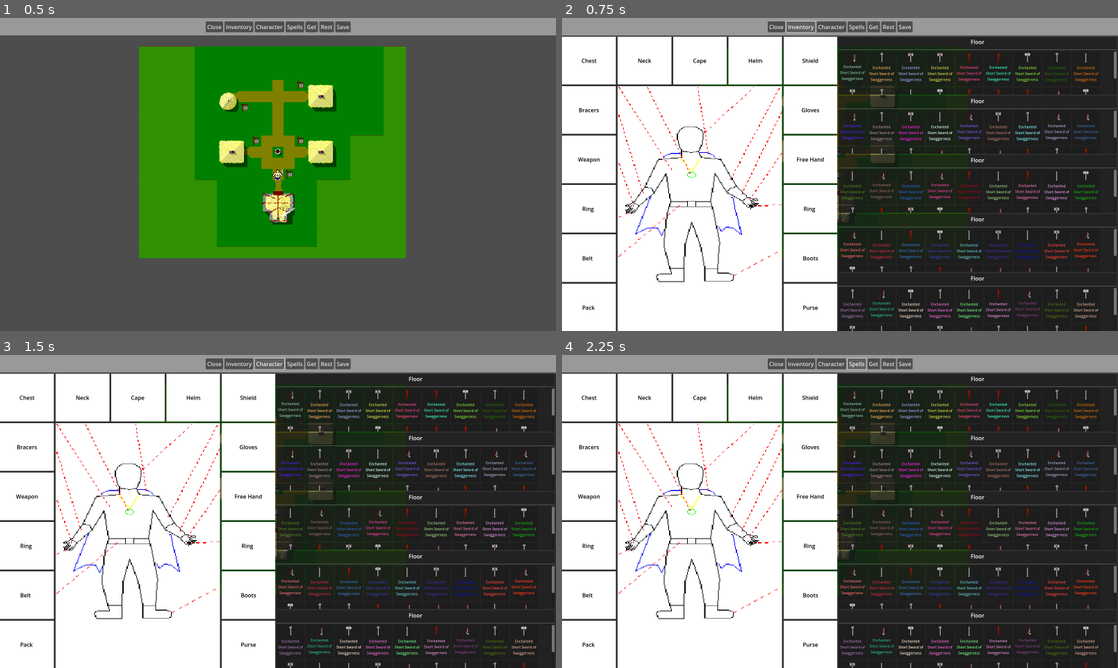
Above: before the commit, frames 1-4 (two rows, left to right).
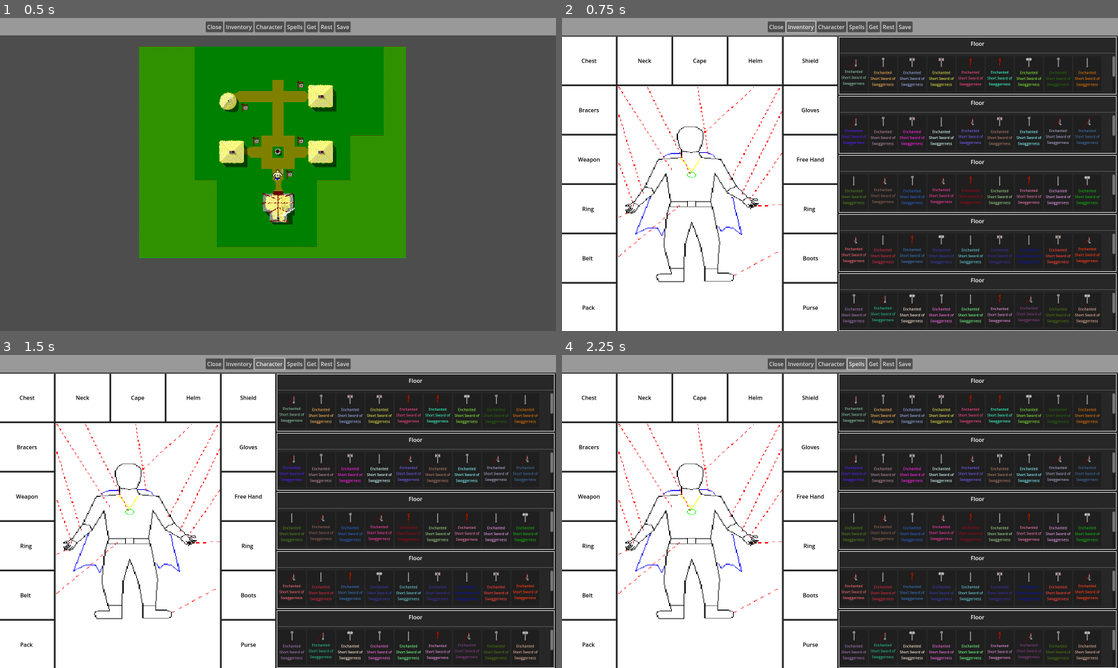
Above: after the commit, the same moments.

Repository: PF-Programming-Buddies/CastleOfTheWinds
Game: Godot game, scene res://scenes/main_scene.tscn
The game is run twice, just before and just after one commit, with the same random seed, the same clock (stepped at 60 frames per second) and the same inputs.
Inputs:
- Up to frame 1 (0.5 s): no input
- Up to frame 2 (0.75 s): click "Inventory" at 0.5 s
- Up to frame 3 (1.5 s): click "Character" at 1.25 s
- Up to frame 4 (2.25 s): click "Spells" at 2 s

Frame 1 is identical in both runs. In frame 2, 10% of the frame differs, in the area x 25-100%, y 6-100%; in frame 3, 10%; in frame 4, 10%.

Commit message:
messed with margin

Diff:
--- a/scenes/character_screen.tscn
+++ b/scenes/character_screen.tscn
@@ -6,13 +6,16 @@
 [ext_resource type="PackedScene" uid="uid://cq6alxehhaq0w" path="res://scenes/inventory_section.tscn" id="3_yolop"]
 [ext_resource type="Texture2D" uid="uid://dpqvhtofiro34" path="res://resources/theguy.png" id="4_3g3ke"]
 
+[sub_resource type="StyleBoxFlat" id="StyleBoxFlat_3g3ke"]
+bg_color = Color(0.142256, 0.142256, 0.142256, 1)
+
 [node name="Panel" type="Panel"]
 anchors_preset = 15
 anchor_right = 1.0
 anchor_bottom = 1.0
-offset_bottom = 6.0
-grow_horizontal = 2
-grow_vertical = 2
+grow_horizontal = 2
+grow_vertical = 2
+theme_override_styles/panel = SubResource("StyleBoxFlat_3g3ke")
 
 [node name="HBoxContainer" type="HBoxContainer" parent="."]
 layout_mode = 1
--- a/scenes/inventory_section.tscn
+++ b/scenes/inventory_section.tscn
@@ -1,11 +1,18 @@
-[gd_scene load_steps=4 format=3 uid="uid://cq6alxehhaq0w"]
+[gd_scene load_steps=5 format=3 uid="uid://cq6alxehhaq0w"]
 
 [ext_resource type="PackedScene" uid="uid://bu2xjt0p4yn1n" path="res://scenes/item_slot.tscn" id="1_b1h8w"]
 [ext_resource type="Script" uid="uid://bj5v1dcx7ooos" path="res://scripts/FloorContainer.gd" id="1_k4c3e"]
 [ext_resource type="Script" uid="uid://bwpa85gje50vf" path="res://scripts/hide_container.gd" id="1_pftkl"]
 
+[sub_resource type="StyleBoxFlat" id="StyleBoxFlat_pftkl"]
+bg_color = Color(0.153077, 0.153077, 0.153076, 1)
+border_width_left = 2
+border_width_top = 2
+border_width_right = 2
+border_width_bottom = 2
+
 [node name="Floor" type="Panel"]
-custom_minimum_size = Vector2(0, 30)
+custom_minimum_size = Vector2(0, 45)
 anchors_preset = 15
 anchor_right = 1.0
 anchor_bottom = 1.0
@@ -13,6 +20,7 @@
 grow_vertical = 2
 size_flags_horizontal = 3
 size_flags_vertical = 3
+theme_override_styles/panel = SubResource("StyleBoxFlat_pftkl")
 
 [node name="VBoxContainer" type="VBoxContainer" parent="."]
 clip_contents = true
@@ -26,7 +34,7 @@
 size_flags_vertical = 3
 
 [node name="Label" type="Label" parent="VBoxContainer"]
-custom_minimum_size = Vector2(0, 30)
+custom_minimum_size = Vector2(0, 40)
 layout_mode = 2
 mouse_filter = 1
 text = "Floor"
@@ -37,69 +45,77 @@
 [node name="HSeparator" type="HSeparator" parent="VBoxContainer"]
 layout_mode = 2
 
-[node name="ScrollContainer" type="ScrollContainer" parent="VBoxContainer"]
+[node name="MarginContainer" type="MarginContainer" parent="VBoxContainer"]
+layout_mode = 2
+size_flags_vertical = 3
+theme_override_constants/margin_left = 4
+theme_override_constants/margin_top = 4
+theme_override_constants/margin_right = 4
+theme_override_constants/margin_bottom = 4
+
+[node name="ScrollContainer" type="ScrollContainer" parent="VBoxContainer/MarginContainer"]
 unique_name_in_owner = true
 layout_mode = 2
 size_flags_vertical = 3
 
-[node name="FlowContainer" type="HFlowContainer" parent="VBoxContainer/ScrollContainer"]
+[node name="FlowContainer" type="HFlowContainer" parent="VBoxContainer/MarginContainer/ScrollContainer"]
 layout_mode = 2
 size_flags_horizontal = 3
 size_flags_vertical = 3
 script = ExtResource("1_k4c3e")
 
-[node name="ItemSlot" parent="VBoxContainer/ScrollContainer/FlowContainer" instance=ExtResource("1_b1h8w")]
+[node name="ItemSlot" parent="VBoxContainer/MarginContainer/ScrollContainer/FlowContainer" instance=ExtResource("1_b1h8w")]
 layout_mode = 2
 
-[node name="ItemSlot2" parent="VBoxContainer/ScrollContainer/FlowContainer" instance=ExtResource("1_b1h8w")]
+[node name="ItemSlot2" parent="VBoxContainer/MarginContainer/ScrollContainer/FlowContainer" instance=ExtResource("1_b1h8w")]
 layout_mode = 2
 
-[node name="ItemSlot3" parent="VBoxContainer/ScrollContainer/FlowContainer" instance=ExtResource("1_b1h8w")]
+[node name="ItemSlot3" parent="VBoxContainer/MarginContainer/ScrollContainer/FlowContainer" instance=ExtResource("1_b1h8w")]
 layout_mode = 2
 
-[node name="ItemSlot4" parent="VBoxContainer/ScrollContainer/FlowContainer" instance=ExtResource("1_b1h8w")]
+[node name="ItemSlot4" parent="VBoxContainer/MarginContainer/ScrollContainer/FlowContainer" instance=ExtResource("1_b1h8w")]
 layout_mode = 2
 
-[node name="ItemSlot5" parent="VBoxContainer/ScrollContainer/FlowContainer" instance=ExtResource("1_b1h8w")]
+[node name="ItemSlot5" parent="VBoxContainer/MarginContainer/ScrollContainer/FlowContainer" instance=ExtResource("1_b1h8w")]
 layout_mode = 2
 
-[node name="ItemSlot6" parent="VBoxContainer/ScrollContainer/FlowContainer" instance=ExtResource("1_b1h8w")]
+[node name="ItemSlot6" parent="VBoxContainer/MarginContainer/ScrollContainer/FlowContainer" instance=ExtResource("1_b1h8w")]
 layout_mode = 2
 
-[node name="ItemSlot7" parent="VBoxContainer/ScrollContainer/FlowContainer" instance=ExtResource("1_b1h8w")]
+[node name="ItemSlot7" parent="VBoxContainer/MarginContainer/ScrollContainer/FlowContainer" instance=ExtResource("1_b1h8w")]
 layout_mode = 2
 
-[node name="ItemSlot8" parent="VBoxContainer/ScrollContainer/FlowContainer" instance=ExtResource("1_b1h8w")]
+[node name="ItemSlot8" parent="VBoxContainer/MarginContainer/ScrollContainer/FlowContainer" instance=ExtResource("1_b1h8w")]
 layout_mode = 2
 
-[node name="ItemSlot9" parent="VBoxContainer/ScrollContainer/FlowContainer" instance=ExtResource("1_b1h8w")]
+[node name="ItemSlot9" parent="VBoxContainer/MarginContainer/ScrollContainer/FlowContainer" instance=ExtResource("1_b1h8w")]
 layout_mode = 2
 
-[node name="ItemSlot10" parent="VBoxContainer/ScrollContainer/FlowContainer" instance=ExtResource("1_b1h8w")]
+[node name="ItemSlot10" parent="VBoxContainer/MarginContainer/ScrollContainer/FlowContainer" instance=ExtResource("1_b1h8w")]
 layout_mode = 2
 
-[node name="ItemSlot11" parent="VBoxContainer/ScrollContainer/FlowContainer" instance=ExtResource("1_b1h8w")]
+[node name="ItemSlot11" parent="VBoxContainer/MarginContainer/ScrollContainer/FlowContainer" instance=ExtResource("1_b1h8w")]
 layout_mode = 2
 
-[node name="ItemSlot12" parent="VBoxContainer/ScrollContainer/FlowContainer" instance=ExtResource("1_b1h8w")]
+[node name="ItemSlot12" parent="VBoxContainer/MarginContainer/ScrollContainer/FlowContainer" instance=ExtResource("1_b1h8w")]
 layout_mode = 2
 
-[node name="ItemSlot13" parent="VBoxContainer/ScrollContainer/FlowContainer" instance=ExtResource("1_b1h8w")]
+[node name="ItemSlot13" parent="VBoxContainer/MarginContainer/ScrollContainer/FlowContainer" instance=ExtResource("1_b1h8w")]
 layout_mode = 2
 
-[node name="ItemSlot14" parent="VBoxContainer/ScrollContainer/FlowContainer" instance=ExtResource("1_b1h8w")]
+[node name="ItemSlot14" parent="VBoxContainer/MarginContainer/ScrollContainer/FlowContainer" instance=ExtResource("1_b1h8w")]
 layout_mode = 2
 
-[node name="ItemSlot15" parent="VBoxContainer/ScrollContainer/FlowContainer" instance=ExtResource("1_b1h8w")]
+[node name="ItemSlot15" parent="VBoxContainer/MarginContainer/ScrollContainer/FlowContainer" instance=ExtResource("1_b1h8w")]
 layout_mode = 2
 
-[node name="ItemSlot16" parent="VBoxContainer/ScrollContainer/FlowContainer" instance=ExtResource("1_b1h8w")]
+[node name="ItemSlot16" parent="VBoxContainer/MarginContainer/ScrollContainer/FlowContainer" instance=ExtResource("1_b1h8w")]
 layout_mode = 2
 
-[node name="ItemSlot17" parent="VBoxContainer/ScrollContainer/FlowContainer" instance=ExtResource("1_b1h8w")]
+[node name="ItemSlot17" parent="VBoxContainer/MarginContainer/ScrollContainer/FlowContainer" instance=ExtResource("1_b1h8w")]
 layout_mode = 2
 
-[node name="ItemSlot18" parent="VBoxContainer/ScrollContainer/FlowContainer" instance=ExtResource("1_b1h8w")]
+[node name="ItemSlot18" parent="VBoxContainer/MarginContainer/ScrollContainer/FlowContainer" instance=ExtResource("1_b1h8w")]
 layout_mode = 2
 
 [connection signal="mouse_entered" from="VBoxContainer/Label" to="VBoxContainer/Label" method="_on_mouse_entered"]
Not shown: 1 places in scenes/character_screen.tscn that only renumber resources
